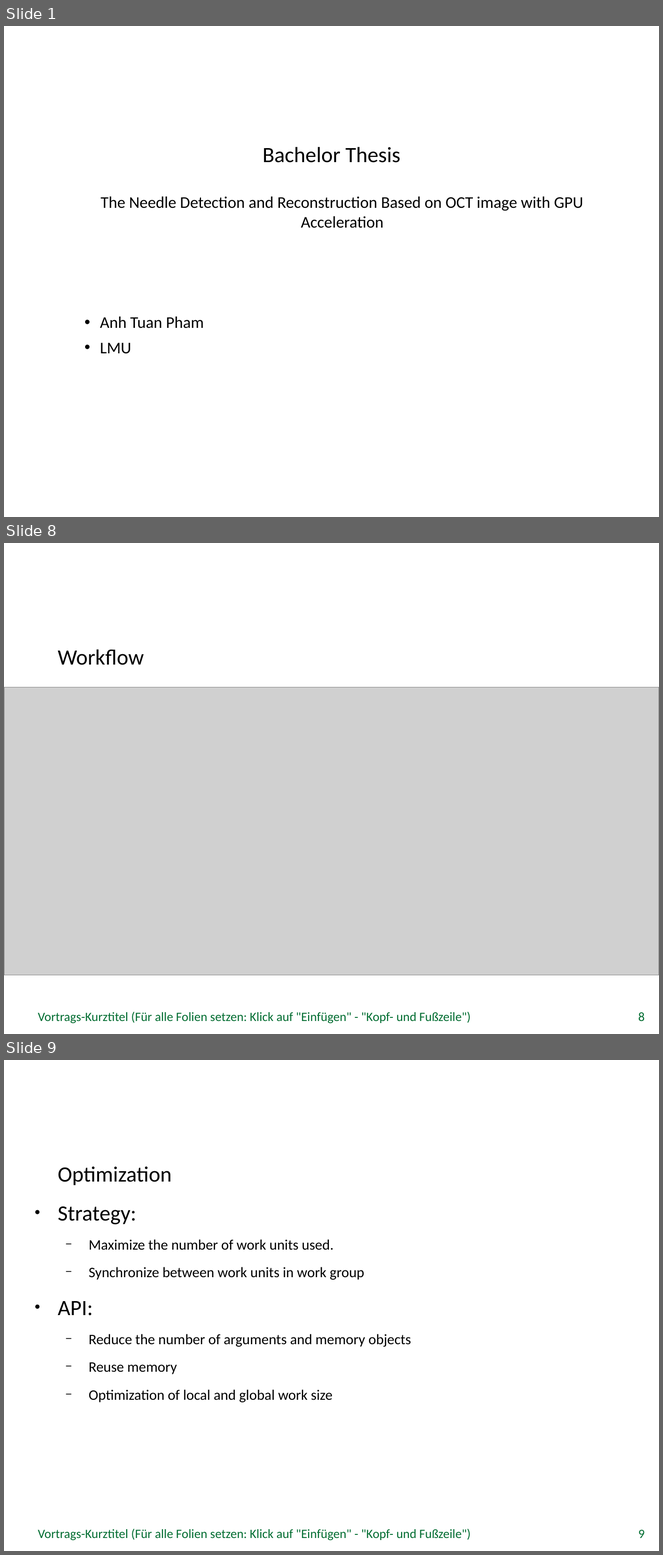
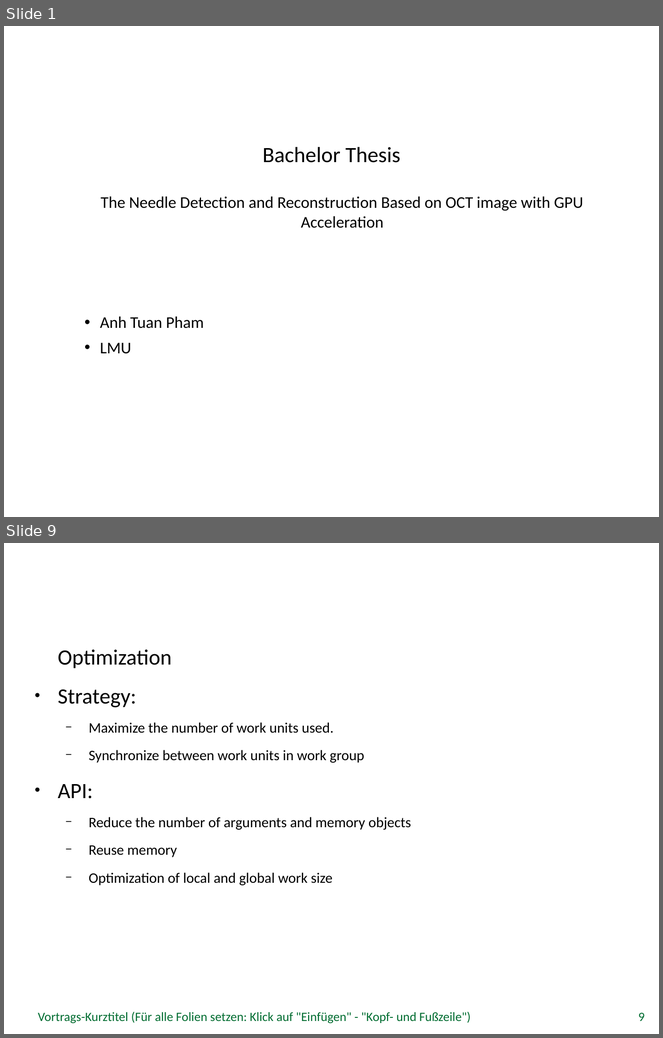
Before and after one commit to tuanpham91/OpenCLBA, a slide deck: Bachelor Thesis.odp. Shown one above the other, each under a label of ours: slides 1, 8 and 9 before the commit, slides 1 and 9 after it; the slides between them are not shown. The pictures are 663x1555 and 663x1038 pixels, drawn with LibreOffice and Linux fonts; fonts in the diff are those of the drawing; grey boxes stand for pictures; background and template pictures are left out. Boxes give left, top, right and bottom in pixels: in the first picture for what was removed or moved away, otherwise in the second. Text is boxed around its words. In the diff, an @@ line names an element or a change of style, - is before the commit and + after.

```diff
--- a/Bachelor Thesis.odp
+++ b/Bachelor Thesis.odp
@@ slide 8 removed at bbox=[4, 543, 659, 1034], background picture (left out) @@
@@ text removed at bbox=[58, 649, 144, 665] @@
-Workflow
@@ picture removed at bbox=[4, 687, 659, 976] @@
@@ text removed at bbox=[38, 1012, 471, 1024] @@
-Vortrags-Kurztitel (Für alle Folien setzen: Klick auf "Einfügen" - "Kopf- und Fußzeile")
@@ page number removed at bbox=[638, 1013, 645, 1022] @@
-8
```
Also in this commit, not shown: 7 slides changed, 1 slide added, 2 other files.
